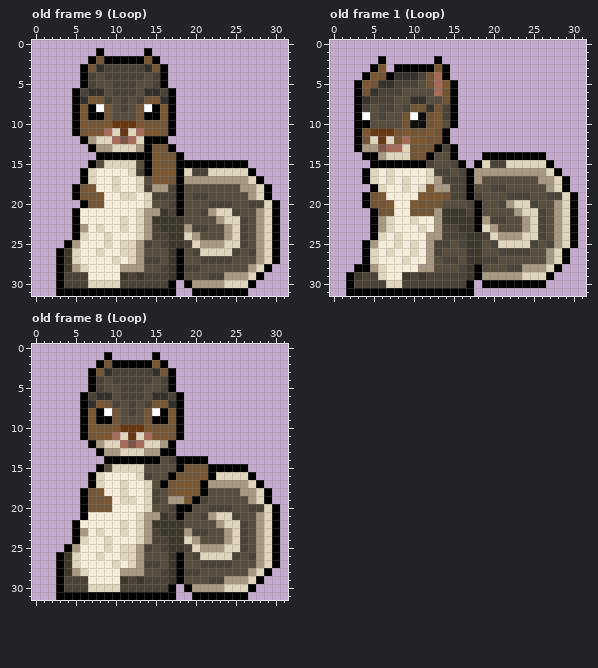
Pixel-art file, stored at Sprite_Stuff/Aseprite Files/SquirrelSprite.aseprite. The picture above was drawn from the file before the commit.
32x32 pixels, 36 frames. Colours within 5 levels of each other are drawn and written as one. Shown: old frame 9 (Loop), old frame 1 (Loop), old frame 8 (Loop). The commit also changed other frames, which this record leaves out.
Once edited:
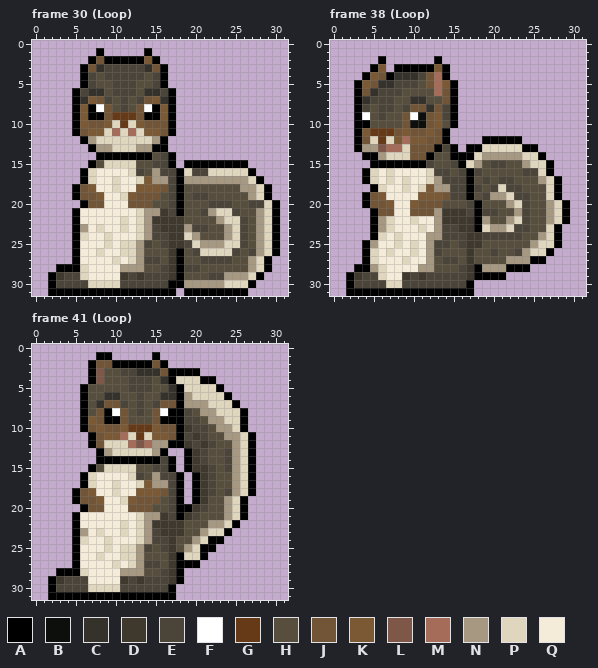
Palette (. is transparent): A #000000  B #0d0f0c  C #35312b  D #3e382d  E #4b4438  F #ffffff  G #663a17  H #574e3d  J #725536  K #7b5934  L #7e5748  M #a56c59  N #a79981  P #e0d6bd  Q #f4ecd9
A new or re-ordered frame is compared with the old frame closest to it.
Changes in this commit:
frames 36 -> 80
--- frame 30 (Loop) is new; against old frame 9 (Loop)
@@ x 7..20 @@
  8 AFJHEHJFAKA...
- 9 AAJHHHJAAKA...
-10 JJKGGGKJJJA...
-11 KKMPGPMKKJA...
-12 NPPMLMPAAA....
-13 ANNPPPNAJJA...
-14 .AAAAAAAKJJA..
-15 AHPPPPHAKJJAAA
-16 PQQQQPEAKKKAPE
-17 PQQPQQPHKKJANN
-18 KQQPQQPENNEAHH
-19 JKQQPPQPEEEAHE
-20 JJQQQQQPHHEAHH
+ 9 AAJGGGJAAKA...
+10 JJKPGPKJJJA...
+11 KKPMPMPKKJA...
+12 NPPPPPPPNA....
+13 ANNPPPNNAA....
+14 .AAAAAAAHEA...
+15 AHPPPPHHEEA.AA
+16 PQQQQPEHNEEAPE
+17 PQQPQQPKNNEANN
+18 KQQPQQKKKJEAHH
+19 JKQQPKJJJHEAHE
+20 JJQQQJJJHHEAHH
 21 QQQQQQPNNDEAHH
@@ x 0..31 @@
 24 .....APQQPQQQPNEEDDPNHHHNPEHNPA.
-25 ....ANQQQPQPPNEHEDDEPNNNPPEHNPA.
-26 ...ADPQQPQQPPNHHHDAHEPPPPEHENPA.
-27 ...ADPQQQQPQPNEEHDAHHEEEEHHHNPA.
-28 ...ADNPQQQQNNNHHEDAEEHHHHHHNPA..
-29 ...AEEEQQQQDEDEEEDAHHHEENNNPA...
-30 ...AEEEPPPPEEEEEEA.ANNNNPPPA....
-31 ...AAAAAAAAAAAAAAA..AAAAAAA.....
+25 .....AQQQPQPPNEHEDDEPNNNPPEHNPA.
+26 .....AQQPQQPPNHHHDAHEPPPPEHENPA.
+27 .....AQQQQPQPNEEHDAHHEEEEHHNPA..
+28 ...AAAPQQQQNNNHHEDAEEHHHHHHNPA..
+29 ..ADEEPQQQQDEDEEEDAHHHEENNNPA...
+30 ..AEEEEPPPPEEEEEEAANNNNNPPPA....
+31 ..AAAAAAAAAAAAAAAA.AAAAAAAA.....
--- frame 38 (Loop) is new; against old frame 1 (Loop), layer "Group 1/Tail"
@@ x 14..31 @@
 11 A.................
-12 A.................
-13 EA................
-14 HA...AAAAAAAA.....
-15 HEA.APEEPPPPPA....
-16 EHEANNNNNNNNNPA...
-17 EEEANHHHHHHHNNPA..
-18 NEEAHHEEHHHHHNPA..
-19 JEEAEHHHEEEHHEEPA.
-20 HHHEAHHENPPEHHNPA.
-21 DDDEAHHHHNPPEHNPA.
-22 DDDDANEEHHNPEHNPA.
-23 EEDDAPNHHHNPEHNPA.
-24 EEEDDEPNNNPPEHNPA.
-25 EHEDDHEPPPPEHENPA.
-26 HHHDDHHEEEEHHNPA..
-27 EEHDDEEHHHHHHNPA..
-28 HHEDAHHHEENNNPA...
-29 EEEDANNNNNPPPA....
-30 EEEA.AAAAAAAA.....
+12 A....AAAAA........
+13 EA.AAPPPPPAA......
+14 HAAAPNNNNNPPA.....
+15 HEAPNHEEHHNPPA....
+16 EHEAEHHHHHEEPA....
+17 EEEAHEHEEHHHNPA...
+18 NEEAEHEPEEHHHPA...
+19 JEEAHENNPEEHHPA...
+20 HHHEAHHHNPEHHNPA..
+21 DDDEAEEHHNEHHNPA..
+22 DDDDANHHNPEHHNPA..
+23 EEDDAPNNPEEHHPA...
+24 EEEDDEEEEEHHNPA...
+25 EHEDDHHHHHHNPPA...
+26 HHHDHHEHHENPPA....
+27 EEHDHHHHNNNAA.....
+28 HHEDANNNAAA.......
+29 EEEDAAAA..........
+30 EEEA..............
 31 AAAA..............
--- frame 41 (Loop) is new; against old frame 8 (Loop)
@@ x 0..31 @@
  0 ................................
- 1 .........A.....A................
- 2 ........AJAAAAAKA...............
- 3 .......AJCEEEEECJA..............
- 4 .......AEHEEEEEHEA..............
- 5 .......AEHHEEEHHEA..............
- 6 ......AECCHEEEHCCEA.............
- 7 ......ACKJEHEHEJKCA.............
- 8 ......AKAFJHEHJFAKA.............
- 9 ......AKAAJHHHJAAKA.............
-10 ......AKJJKGGGKJJJA.............
-11 ......AJKKMPGPMKKJA.............
-12 .......ANPPMLMPPNA..............
-13 ........ANNPPPNNAA..............
-14 .........AAAAAAAHEAAAA..........
-15 ........AHPPPPHHHHAJJJAAAAA.....
-16 .......APQQQQPEHHAJJJKAPPPPA....
-17 .......APQQPQQPHAJKKKANNNNNPA...
-18 ......AJKQQPQQPEHJKKKAHHHHNNPA..
-19 ......AJJKQPPQPEHNNKAEHHHHHNPA..
-20 ......AJJJQQQQPHHEAAHHEEEHHEEPA.
-21 ......AQQQQQQPNNDEAHHENPPEHHNPA.
-22 .....AQQQQQPQPNDDDDHHHHNPPEHNPA.
-23 .....ANQPQQPQPNEDDDNEEHHNPEHNPA.
-24 .....APQQPQQQPNEEDDPNHHHNPEHNPA.
-25 ....ANQQQPQPPNEHEDDEPNNNPPEHNPA.
-26 ...ADPQQPQQPPNHHHDAHEPPPPEHENPA.
-27 ...ADPQQQQPQPNEEHDAHHEEEEHHHNPA.
-28 ...ADNPQQQQNNNHHEDAEEHHHHHHNPA..
-29 ...AEEEQQQQDEDEEEDAHHHEENNNPA...
-30 ...AEEEPPPPEEEEEEA.ANNNNPPPA....
-31 ...AAAAAAAAAAAAAAA..AAAAAAA.....
+ 1 ........AA.....A................
+ 2 .......AJJAAAAAJA...............
+ 3 .......ALHHEECCCJAAAA...........
+ 4 .......ALHHHEEEHCAPPPAA.........
+ 5 ......AHHHHHEEEHHCAPPPPA........
+ 6 ......AHHCCHHEHHCCANPPPPA.......
+ 7 ......AHCJJEHEHEJJANNNPPPA......
+ 8 ......AHJAFJHEHJFAAEHNNPPPA.....
+ 9 ......AKJAAJHHHJAAAEEHNNPPA.....
+10 ......AJKJJKGGGKJJADEEHNNPA.....
+11 .......AJKKMPGPKKJAEDEHHNNPA....
+12 .......AJPPPMLMNNAADEDEHHNPA....
+13 ........ANPPPPPNA..ADEHHENPA....
+14 ........AAAAAAAAEA.ADEHHENPA....
+15 .......AHPPPPHHEEA.ADDEHENPA....
+16 ......APQQQQPEHNEEA.ADEHHNPA....
+17 ......APQQPQQPKNNEA.ADEHHNPA....
+18 .....AJKQQPQQKKKJEA.ADEHENPA....
+19 .....AJJKQQPKJJJHEA.ADHHNPA.....
+20 ......AJJQQQJJJHHEAADEHHNPA.....
+21 .....AQQQQQQQPNNDEADEHHHNPA.....
+22 .....AQQQQQPQPNDDDDHHHNNPA......
+23 .....ANQPQQPQPNEDDDHHNPPA.......
+24 .....APQQPQQQPNEEDHHNPAA........
+25 .....AQQQPQPPNEHEDHNPAA.........
+26 .....AQQPQQPPNHHHDAPPA..........
+27 .....AQQQQPQPNEEHDAAA...........
+28 ...AAAPQQQQNNNHHEDA.............
+29 ..ADEEEQQQQDEDEEEDA.............
+30 ..AEEEEPPPPEEEEEEA..............
+31 ..AAAAAAAAAAAAAAAA..............
